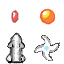
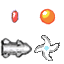
Layers edited between the first and the second 64 x 64 image:
painted on "Layer #7" over 0, 33, 32, 64
painted on "Layer #4" over 1, 33, 32, 63
painted on "Layer #5" over 0, 32, 33, 64
